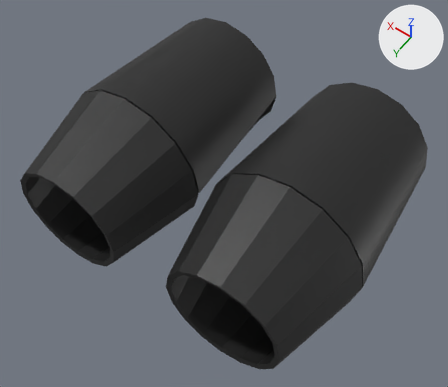
A saved change to the FBX model Assets/kodaka/Fighter_parts/1_Thruster.fbx.
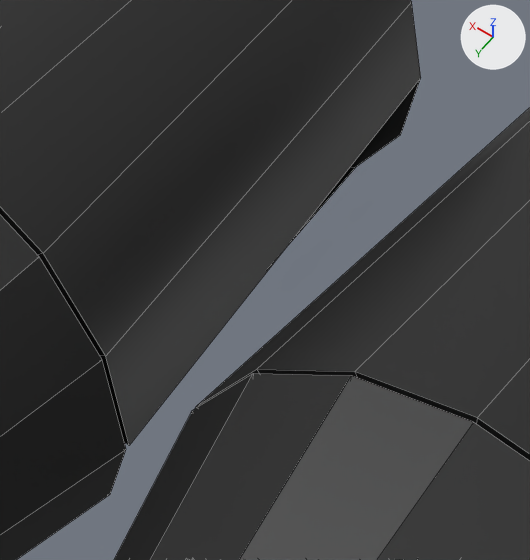
Each version is shown whole from a 50 mm lens placed at (-0.423, 1.706, 1.068), pointed at (-0.014, 1.133, 0.167), then close up on the part from 37% to 68% of the width and 20% to 58% of the height. The lights are fixed; the arrows at upper right show +X, +Y and +Z. The close-ups show mesh edges as thin lines. Where no turn or scale is listed for an object, it has been applied to the vertices. Vertices at the same position are counted once.

The first close-up shows 'fighter1.002'.
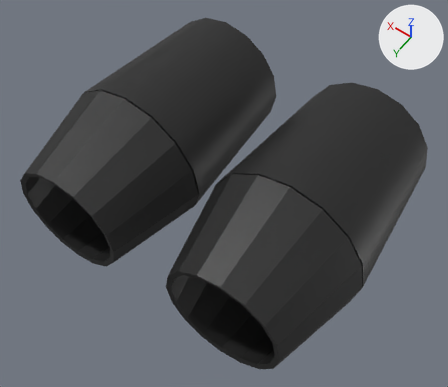
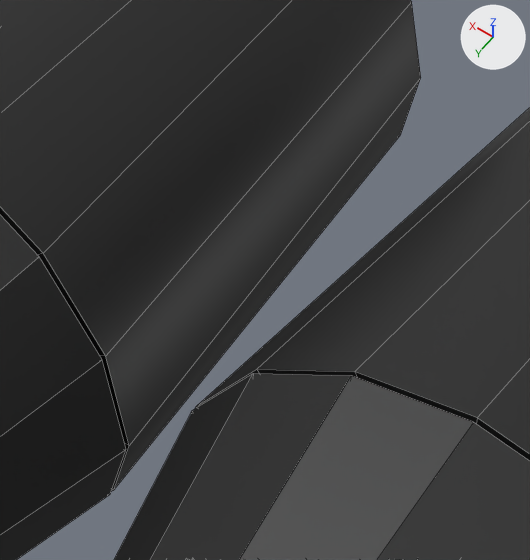
Boxes (x1, y1, x2, y2) around the edits, measured in the close-ups (530 x 560 px):
part 1 of me_cylinder_004, added (black)
    after: (112, 78, 421, 491)
part 2 of me_cylinder_004, surface changed
    both: (120, 77, 421, 445)

Patch to the scene script:
```diff
--- a/Assets/kodaka/Fighter_parts/1_Thruster.fbx.py
+++ b/Assets/kodaka/Fighter_parts/1_Thruster.fbx.py
@@ me_cylinder_004 @@
 # used by ob_fighter1_002; location = (0.0, 0.0, 0.0)
 # verts and faces of me_cylinder_004; kept vertices keep their numbers, new ones are numbered from 447
 # before: 10 (0.075, 0.875, 0.095) at pixel (356, 166), 11 (0.047, 0.875, 0.137) at pixel (400, 134), 12 (0.038, 0.875, 0.185) at pixel (420, 77), 26 (0.058, 1.169, 0.104), 27 (0.014, 1.169, 0.185) at pixel (129, 445)
 # before: 41 (0.133, 1.173, 0.153), 42 (0.12, 1.173, 0.185), 217 (0.123, 1.173, 0.168)
-me_cylinder_004.from_pydata(...)  # 447 vertices, 446 faces; spans x -0.316..0.316, y 0.875..1.353, z 0.034..0.336
+me_cylinder_004.from_pydata(...)  # 448 vertices, 450 faces; spans x -0.316..0.316, y 0.875..1.353, z 0.034..0.336
+# me_cylinder_004 part 1
+verts[447] = (0.026, 1.169, 0.141)  # pixel (113, 490)
+faces += [(10, 11, 447, 26), (11, 12, 27, 447), (26, 447, 217, 41), (27, 42, 217, 447)]
+# me_cylinder_004 part 2: 29 kept faces spanning x 0.014..0.316, y 0.875..1.173, z 0.034..0.336 get new texture (UV) coordinates
 me_cylinder_004.materials.append(mat_tex)
```
